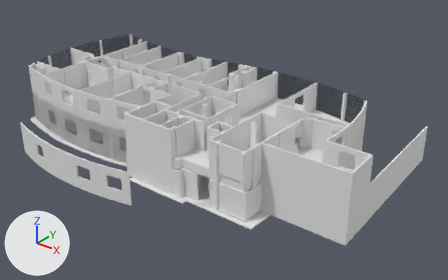
The Blender file Assets/Planta 3D Senac/Senac 3D com estrutura completa/Versão para uso SOMENTE NO BLENDER/Senac.blend, before and after one commit.
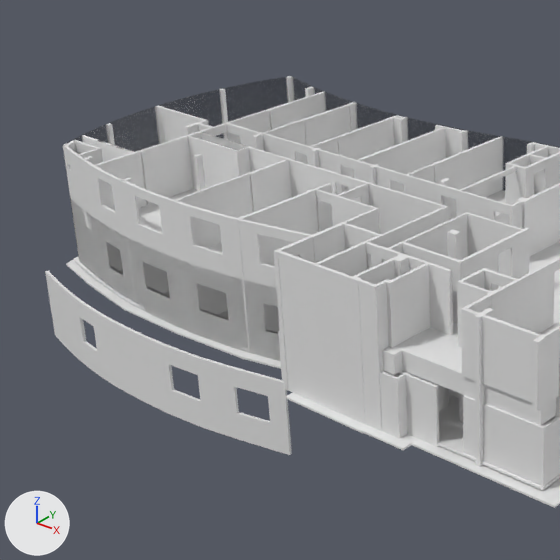
Each version is shown whole from a 50 mm camera at (29.8, -33.3, 25.4) aimed at (-2.3, 6.9, 0.5), then close up on the part from 0% to 57% of the width and 0% to 90% of the height. The axes (+X, +Y, +Z) are drawn at lower left. The lights are the same throughout. The last two pictures show the newer version.

The first close-up shows 'garita gerente banheiros elevador primeiro andar', 'interseccao de pisos', 'moldiura 1 primeiro andar', 'moldura 2 primeiro andar', 'moldura 4 terreo', 'moldura 4 terreo.001', 'parede banheiro 03', 'parede banheiro 06', 'parede fotografia redes 1', 'parede optica 01', 'piso', 'reunião 09' and 119 more.
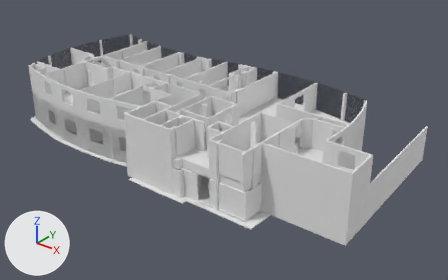
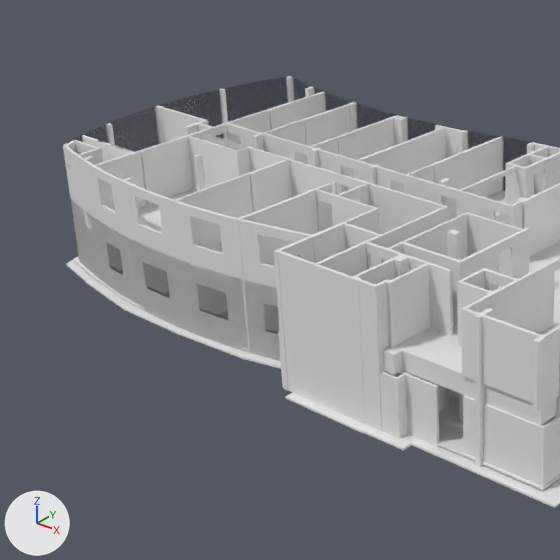
What differs and where, as boxes (x1, y1, x2, y2) in the close-ups (560 x 560 px):
'moldura 4 terreo.001', deleted: before (45, 271, 292, 455)

Edits to the bpy script that builds the scene:
```text
Remove ob_moldura_4_terreo_001:
    ob_moldura_4_terreo_001 = bpy.data.objects.new('moldura 4 terreo.001', me_plane_003)
    ob_moldura_4_terreo_001.location = (0.02, -1.82, -2.9)
```
